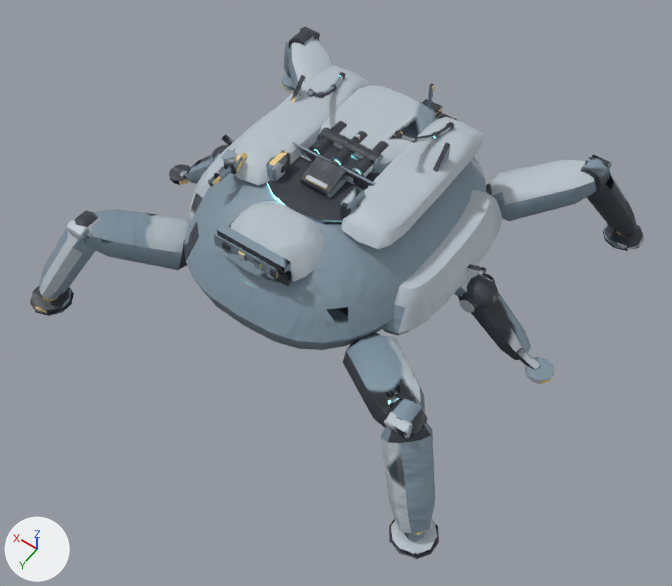
A saved change to the FBX model unity/RogueCommandAssetAuthoring/Assets/RogueCommandExpansionSample/Models/ArachnidHexapod_Atlas.fbx.
Rendered twice from a 50 mm camera at (-3.83, 5.54, 8.12) aimed at (-0.36, 0.69, 0.5). The axes (+X, +Y, +Z) are drawn at lower left. The lights are the same throughout. The older version comes first.

The first picture shows 'ArachnidHexapod_UnifiedMesh'.
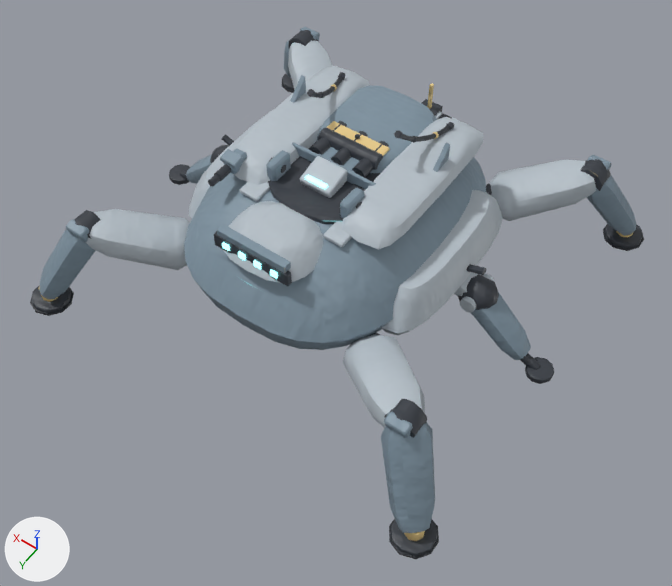
Pixel boxes [x1, y1, x2, y2] of what changed, in the pictures (672 x 586 px):
part 1 of me_arachnidhexapod_unifiedmesh_data_001, added: after [323, 222, 352, 247]
part 2 of me_arachnidhexapod_unifiedmesh_data_001, added: after [239, 181, 270, 201]
part 3 of me_arachnidhexapod_unifiedmesh_data_001, added (beige): after [326, 121, 390, 156]
part 4 of me_arachnidhexapod_unifiedmesh_data_001, surface changed: [32, 27, 644, 559] in both

What the commit changed:
me_arachnidhexapod_unifiedmesh_data_001 is used by ob_arachnidhexapod_unifiedmesh; location (0.0, 0.0, 0.0).
me_arachnidhexapod_unifiedmesh_data_001 had 6730 vertices, 12728 faces and spanned x -2.59..2.59, y -2.49..2.49, z 0.0..2.22.
me_arachnidhexapod_unifiedmesh_data_001 now has 6802 vertices, 12860 faces and spans x -2.59..2.59, y -2.49..2.49, z 0.0..2.22.
me_arachnidhexapod_unifiedmesh_data_001 part 1: the loose piece of 24 vertices spanning x -0.51..-0.36, y 0.37..0.69, z 1.61..1.65 is copied, and the copy is scaled about its middle by (1.42, 1.37, 0.993), then moved by (-0.06, 0.19, 0.0); it spans x -0.61..-0.39, y 0.5..0.94, z 1.61..1.66.
me_arachnidhexapod_unifiedmesh_data_001 part 2: the loose piece of 24 vertices spanning x 0.36..0.51, y 0.37..0.69, z 1.61..1.65 is copied, and the copy is scaled about its middle by (1.42, 1.37, 0.993), then moved by (0.06, 0.19, 0.0); it spans x 0.39..0.61, y 0.5..0.94, z 1.61..1.66.
me_arachnidhexapod_unifiedmesh_data_001 part 3: a new loose piece of 24 vertices spanning x -0.34..0.34, y -0.25..-0.11, z 1.78..1.81, in mat_arachnidhexapod_material_atlas.
me_arachnidhexapod_unifiedmesh_data_001 part 4: 11126 kept faces spanning x -2.59..2.59, y -2.49..2.49, z 0.0..2.22 get new texture (UV) coordinates.
Other edits to the shape of me_arachnidhexapod_unifiedmesh_data_001 do not show in these pictures.
